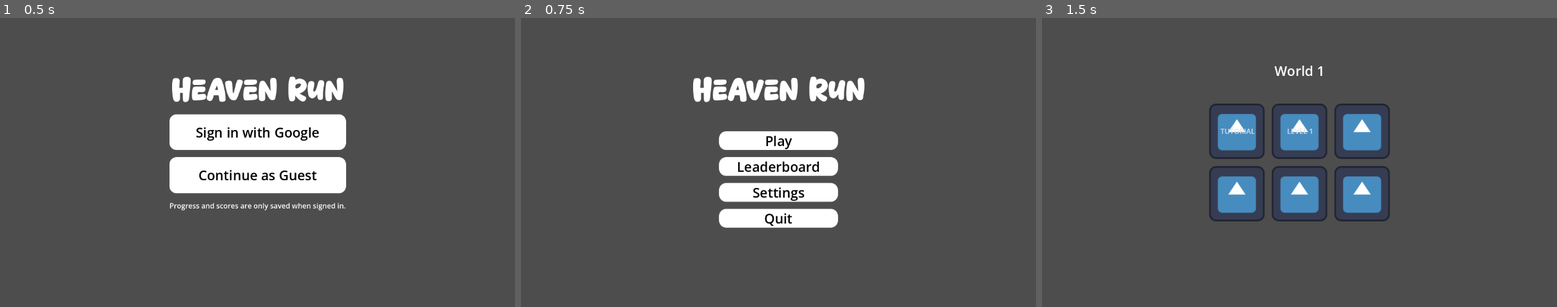
Above: before the commit, frames 1-3 (left to right).
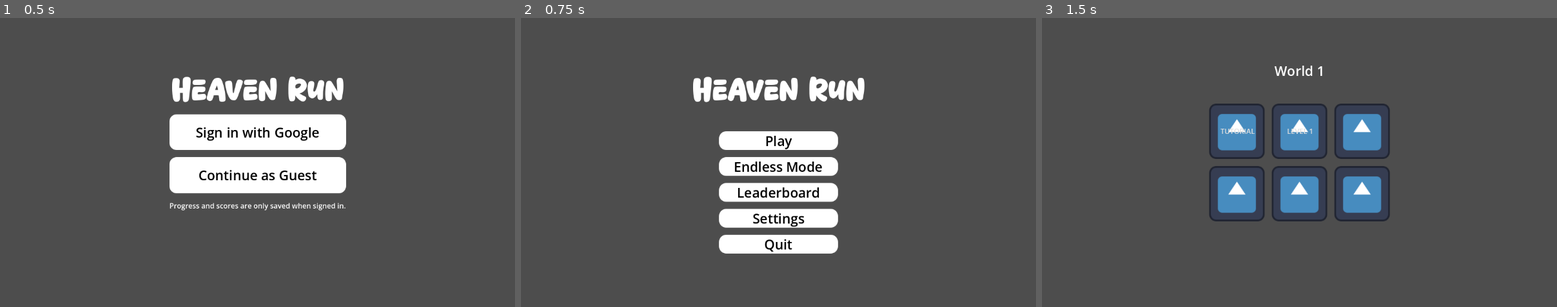
Above: after the commit, the same moments.

Repository: jpvds1/DDJD
Game: Godot game, scene res://scenes/game_controller.tscn
Two runs of this game, one before a commit and one after it. Both use one fixed random seed, a clock stepped at 60 frames per second and the inputs below. The engine's default icon, where the game draws it, is replaced by a stand-in: a white triangle on a blue panel in a dark square.
Inputs:
- Up to frame 1 (0.5 s): no input
- Up to frame 2 (0.75 s): click "Continue as Guest" at 0.5 s
- Up to frame 3 (1.5 s): click "Play" at 1.25 s

Frame 1 is identical in both runs. In frame 2, 2.4% of the frame differs, in the area x 38-62%, y 49-82%; in frame 3, nothing differs.

Commit message:
feat(endless mode): added button and endless mode scene

Diff:
--- /dev/null
+++ b/platformer-game/scenes/levels/endless_level.tscn
@@ -0,0 +1,35 @@
+[gd_scene format=3 uid="uid://cwsfiuxxe3kt7"]
+
+[ext_resource type="PackedScene" uid="uid://ch7shhditu1lk" path="res://scenes/player/capsule_character.tscn" id="1_17s8f"]
+[ext_resource type="PackedScene" uid="uid://dy8jnv2byaaoj" path="res://scenes/ui/main_UI.tscn" id="2_lpstx"]
+
+[sub_resource type="ProceduralSkyMaterial" id="ProceduralSkyMaterial_lpstx"]
+sky_horizon_color = Color(0.66224277, 0.6717428, 0.6867428, 1)
+ground_horizon_color = Color(0.66224277, 0.6717428, 0.6867428, 1)
+
+[sub_resource type="Sky" id="Sky_j3yte"]
+sky_material = SubResource("ProceduralSkyMaterial_lpstx")
+
+[sub_resource type="Environment" id="Environment_grt42"]
+background_mode = 2
+sky = SubResource("Sky_j3yte")
+tonemap_mode = 2
+
+[node name="EndlessLevel" type="Node3D" unique_id=1808576052]
+
+[node name="WorldEnvironment" type="WorldEnvironment" parent="." unique_id=174638576]
+environment = SubResource("Environment_grt42")
+
+[node name="DirectionalLight3D" type="DirectionalLight3D" parent="." unique_id=1597753483]
+transform = Transform3D(-0.8660254, -0.43301278, 0.25, 0, 0.49999997, 0.86602545, -0.50000006, 0.75, -0.43301266, 0, 7.0468373, 0)
+shadow_enabled = true
+
+[node name="CharacterBody3D" parent="." unique_id=1782536310 instance=ExtResource("1_17s8f")]
+
+[node name="EndlessManager" type="Node3D" parent="." unique_id=1254468394]
+
+[node name="CanvasLayer" parent="." unique_id=9067626 instance=ExtResource("2_lpstx")]
+
+[node name="CSGBox3D" type="CSGBox3D" parent="." unique_id=357478498]
+use_collision = true
+size = Vector3(50, 1, 50)
--- a/platformer-game/scenes/ui/main_menu.tscn
+++ b/platformer-game/scenes/ui/main_menu.tscn
@@ -76,6 +76,20 @@
 theme_override_styles/focus = SubResource("StyleBoxEmpty_sl1te")
 text = "Play"
 
+[node name="Endless Mode" type="Button" parent="VBoxContainer2" unique_id=538081600]
+layout_mode = 2
+size_flags_vertical = 3
+theme_override_colors/font_color = Color(0, 0, 0, 1)
+theme_override_colors/font_focus_color = Color(0, 0, 0, 1)
+theme_override_colors/font_pressed_color = Color(0, 0, 0, 1)
+theme_override_colors/font_hover_color = Color(0, 0, 0, 1)
+theme_override_font_sizes/font_size = 30
+theme_override_styles/normal = SubResource("StyleBoxFlat_87aya")
+theme_override_styles/pressed = SubResource("StyleBoxFlat_sl1te")
+theme_override_styles/hover = SubResource("StyleBoxFlat_fe2o3")
+theme_override_styles/focus = SubResource("StyleBoxEmpty_sl1te")
+text = "Endless Mode"
+
 [node name="Customization" type="Button" parent="VBoxContainer2" unique_id=250529910]
 layout_mode = 2
 size_flags_vertical = 3
@@ -133,6 +147,7 @@
 text = "Quit"
 
 [connection signal="pressed" from="VBoxContainer2/Play" to="." method="_on_play_pressed"]
+[connection signal="pressed" from="VBoxContainer2/Endless Mode" to="." method="_on_endless_mode_pressed"]
 [connection signal="pressed" from="VBoxContainer2/Customization" to="." method="_on_customization_pressed"]
 [connection signal="pressed" from="VBoxContainer2/Leaderboard" to="." method="_on_leaderboard_pressed"]
 [connection signal="pressed" from="VBoxContainer2/Settings" to="." method="_on_settings_pressed"]
--- a/platformer-game/scripts/ui/main_menu.gd
+++ b/platformer-game/scripts/ui/main_menu.gd
@@ -8,6 +8,9 @@
 
 func _on_play_pressed() -> void:
 	Global.game_controller.change_GUI_scene("res://scenes/ui/levels_menu.tscn")
+
+func _on_endless_mode_pressed() -> void:
+	Global.game_controller.change_3D_scene("res://scenes/levels/endless_level.tscn")
 
 func _on_customization_pressed() -> void:
 	Global.game_controller.change_GUI_scene("res://scenes/ui/customization_menu.tscn")
